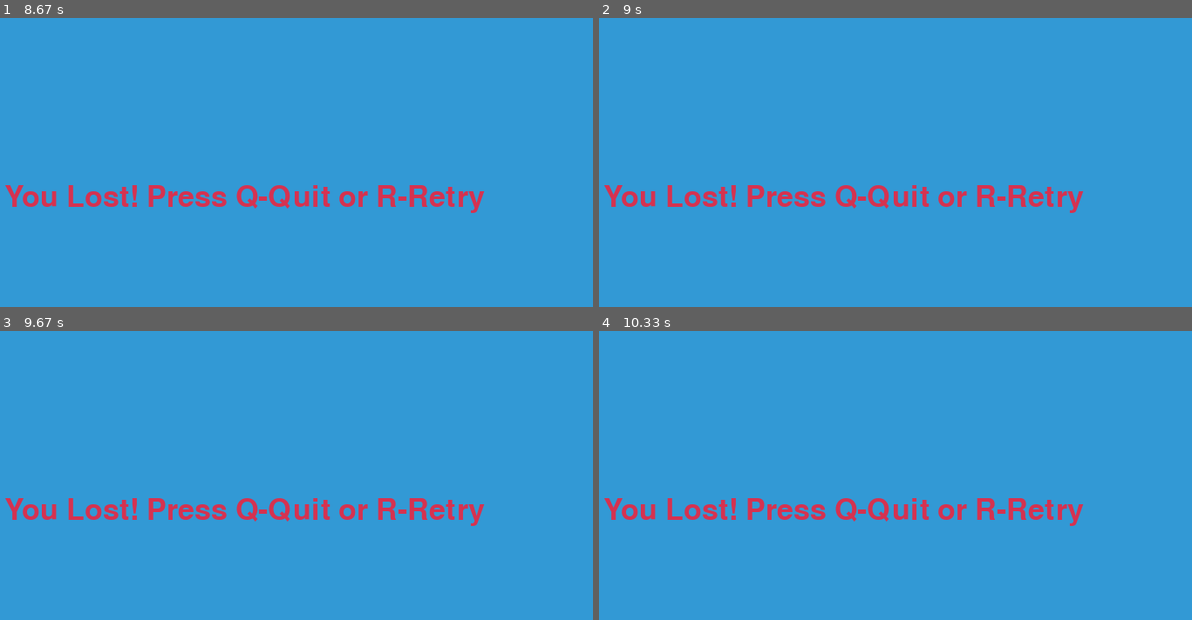
Above: before the commit, frames 1-4 (two rows, left to right).
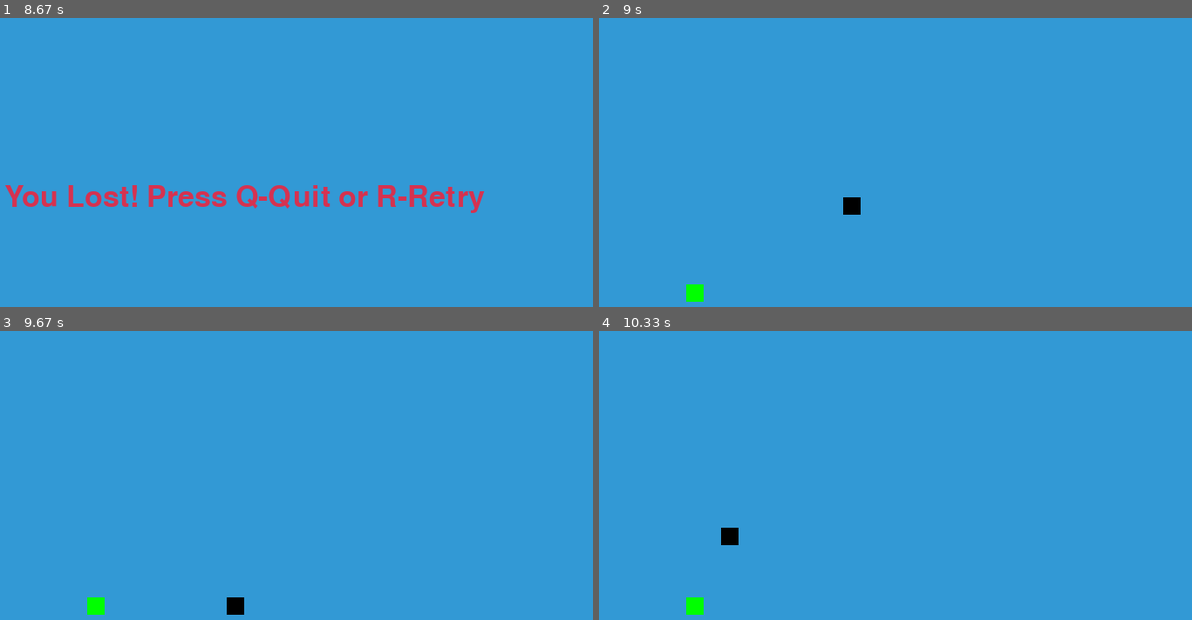
Above: after the commit, the same moments.

Repository: losergvrl02/snake-game
Game: pygame game, started from pygame-v02.py
The game is run twice, just before and just after one commit, with the same random seed, the same clock (stepped at 60 frames per second) and the same inputs.
Inputs:
- Up to frame 1 (8.67 s): hold Up 0.33-0.8 s; hold Right 0.83-1.47 s; hold Down 1.5-1.87 s; hold Left 1.9-2.37 s; hold Right 2.4-2.87 s; hold Up 2.9-3.2 s; hold Right 3.23-3.7 s; hold Left 3.73-4.27 s; hold Down 4.3-4.6 s; hold Left 4.63-5.03 s; hold Up 5.07-5.43 s; hold Right 5.47-6.1 s; hold Down 6.13-6.5 s; hold Left 6.53-7 s; hold Right 7.03-7.5 s; hold Up 7.53-7.83 s; hold Right 7.87-8.33 s; hold Left from 8.37 s (still down)
- Up to frame 2 (9 s): release Left at 8.9 s; hold R from 8.93 s (still down)
- Up to frame 3 (9.67 s): release R at 9.23 s; hold Down 9.27-9.57 s; hold Left from 9.6 s (still down)
- Up to frame 4 (10.33 s): release Left at 10 s; hold Up from 10.03 s (still down)

Frame 1 is identical in both runs. In frame 2, 2.8% of the frame differs, in the area x 0-82%, y 57-99%; in frame 3, 2.9%; in frame 4, 2.9%.

Commit message:
Update pygame-v02.py

Diff:
--- a/pygame-v02.py
+++ b/pygame-v02.py
@@ -108,7 +108,7 @@
                 if event.key == pygame.K_q:
                     game_over = True
                     game_close = True
-                if event.key == pygame.K_c:
+                if event.key == pygame.K_r:
                     game_close = False
 
     pygame.quit()
